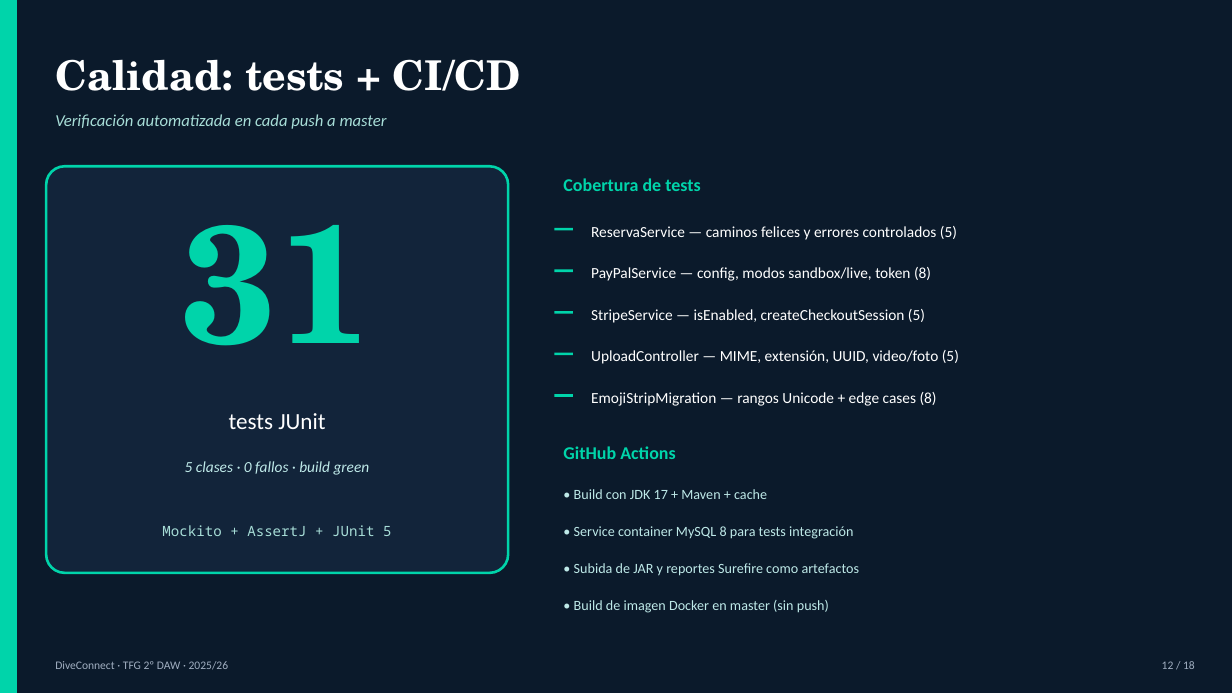
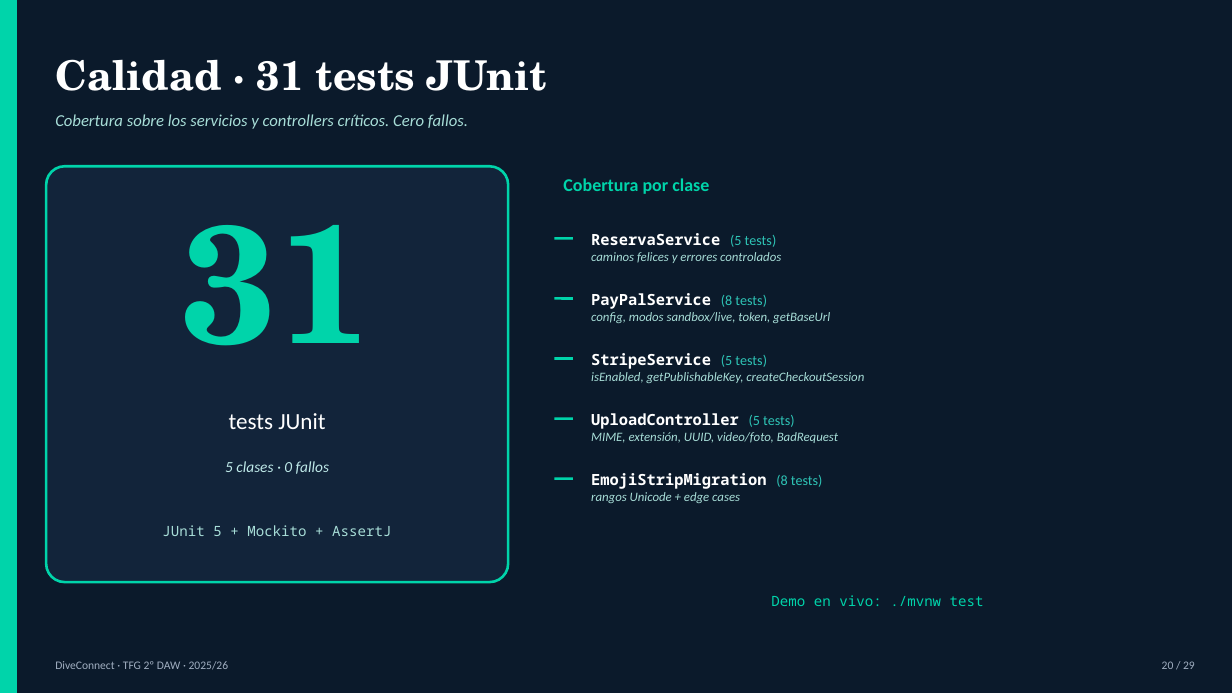
Before and after one commit to mmordoe685/diveconnect, a slide deck: slide 21 of docs/DiveConnect-Defensa.pptx (slide 13 before the commit). Drawn at 1232x693 pixels with LibreOffice and Linux fonts; fonts in the diff are those of the drawing. Boxes give left, top, right and bottom in pixels: in the first picture for what was removed or moved away, otherwise in the second. Text is boxed around its words. In the diff, an @@ line names an element or a change of style, - is before the commit and + after.

```diff
--- a/docs/DiveConnect-Defensa.pptx
+++ b/docs/DiveConnect-Defensa.pptx
@@ text at [55,59,547,91]: text changed @@
-Calidad: tests + CI/CD
+Calidad · 31 tests JUnit
@@ text at [55,114,468,129]: text changed @@
-Verificación automatizada en cada push a master
+Cobertura sobre los servicios y controllers críticos. Cero fallos.
@@ rounded rectangle: place and size @@
-rounded rectangle at [46,166,508,573]
+rounded rectangle at [46,166,508,582]
@@ rounded rectangle at [46,166,508,582]: proportions changed @@
@@ text at [563,178,709,194]: text changed @@
-Cobertura de tests
+Cobertura por clase
@@ line moved from (555, 229) - (573, 229) to (555, 238) - (573, 238) @@
@@ text at [591,233,781,263]: text changed; size 12 to 10 pt; text colour #FFFFFF to #A7DDD7; italic on @@
-ReservaService — caminos felices y errores controlados (5)
+ReservaService (5 tests)
+caminos felices y errores controlados
@@ line moved from (555, 271) - (573, 271) to (555, 299) - (573, 299) @@
@@ text at [591,293,830,323]: text changed; size 12 to 10 pt; text colour #FFFFFF to #A7DDD7; italic on @@
-PayPalService — config, modos sandbox/live, token (8)
+PayPalService (8 tests)
+config, modos sandbox/live, token, getBaseUrl
@@ line moved from (555, 312) - (573, 312) to (555, 359) - (573, 359) @@
@@ text at [591,353,864,383]: text changed; size 12 to 10 pt; text colour #FFFFFF to #A7DDD7; italic on @@
-StripeService — isEnabled, createCheckoutSession (5)
+StripeService (5 tests)
+isEnabled, getPublishableKey, createCheckoutSession
@@ line moved from (555, 354) - (573, 354) to (555, 419) - (573, 419) @@
@@ text at [591,413,838,443]: text changed; size 12 to 10 pt; text colour #FFFFFF to #A7DDD7; italic on @@
-UploadController — MIME, extensión, UUID, video/foto (5)
+UploadController (5 tests)
+MIME, extensión, UUID, video/foto, BadRequest
@@ text removed at [563,446,675,459] @@
-GitHub Actions
@@ text at [225,461,329,474]: text changed @@
-5 clases · 0 fallos · build green
+5 clases · 0 fallos
@@ line moved from (555, 396) - (573, 396) to (555, 479) - (573, 479) @@
@@ text at [591,473,823,503]: text changed; size 12 to 10 pt; text colour #FFFFFF to #A7DDD7 @@
-EmojiStripMigration — rangos Unicode + edge cases (8)
+EmojiStripMigration (8 tests)
+rangos Unicode + edge cases
@@ text removed at [574,489,767,499] @@
-• Build con JDK 17 + Maven + cache
@@ text at [162,525,391,536]: text changed @@
-Mockito + AssertJ + JUnit 5
+JUnit 5 + Mockito + AssertJ
@@ text removed at [574,526,853,539] @@
-• Service container MySQL 8 para tests integración
@@ text removed at [574,563,860,576] @@
-• Subida de JAR y reportes Surefire como artefactos
@@ text added at [771,595,984,606], 11 pt, text #00D4AA @@
+Demo en vivo: ./mvnw test
@@ text removed at [574,600,829,613] @@
-• Build de imagen Docker en master (sin push)
@@ text at [1162,661,1195,669]: text changed @@
-12 / 18
+20 / 29
```
Also in this commit, not shown: 10 other slides changed, 19 slides added, 7 slides removed, 2 other files.
